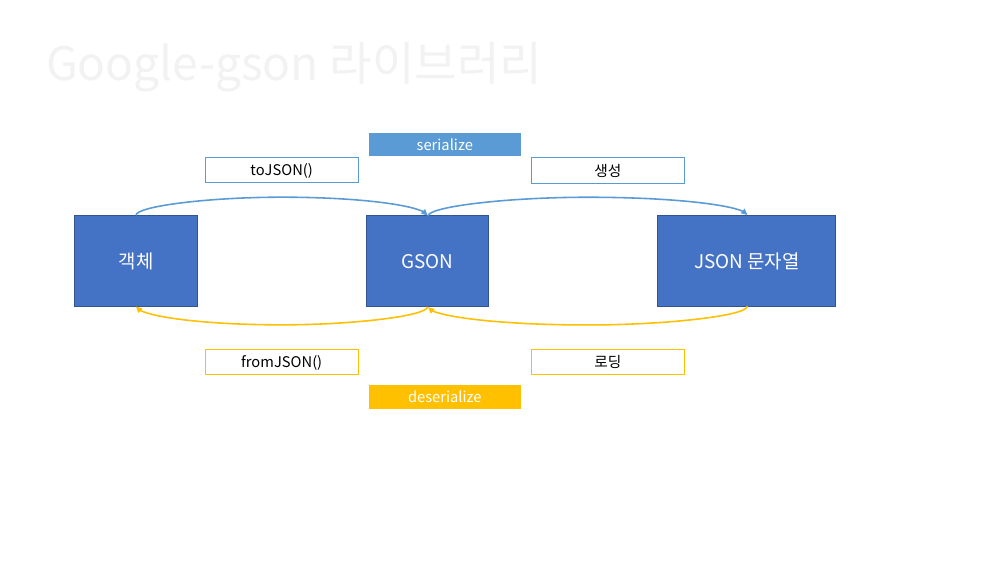
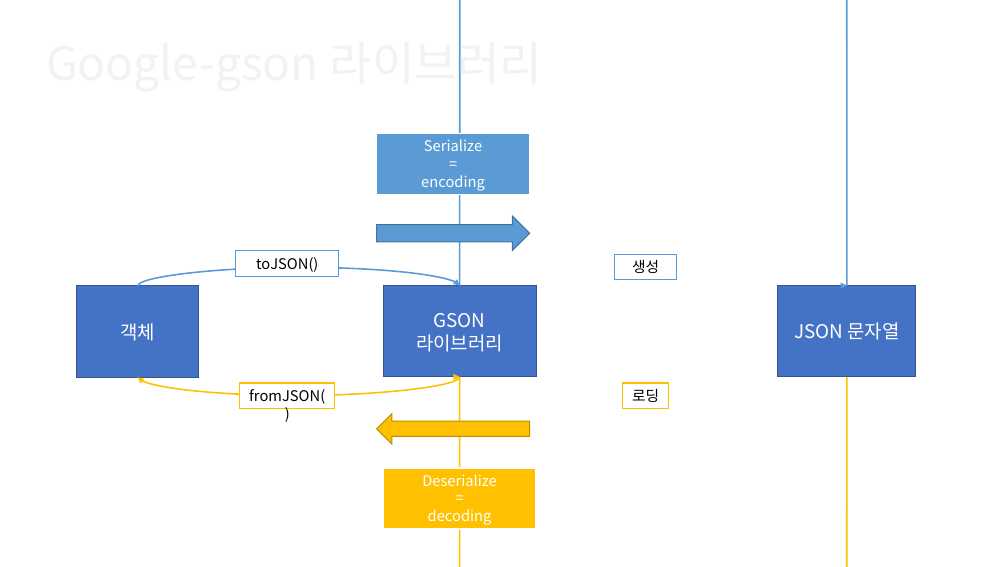
Before and after one commit to Dingadung/2022-study-workspace, a slide deck: slide 3 of study-note/자바/2022-08-11 내용정리.pptx (slide 9 before the commit). Drawn at 1008x567 pixels with LibreOffice and Linux fonts; fonts in the diff are those of the drawing. Boxes give left, top, right and bottom in pixels: in the first picture for what was removed or moved away, otherwise in the second. Text is boxed around its words. In the diff, an @@ line names an element or a change of style, - is before the commit and + after.

```diff
--- a/study-note/자바/2022-08-11 내용정리.pptx
+++ b/study-note/자바/2022-08-11 내용정리.pptx
@@ title added at (330,32,542,91), 44 pt, text #F2F2F2 @@
+Google-gson 라이브러리
@@ rectangle "Serialize": place and size @@
-rectangle "Serialize" at (368,132,521,157)
+rectangle "Serialize" at (377,133,529,194)
@@ text in rectangle at (421,139,485,191): text changed @@
-serialize
+Serialize
+=
+encoding
@@ right arrow added at (377,216,529,250), fill #5B9BD5, outline #43739E 1 pt @@
@@ curved arrow moved from (136, 216) - (428, 216) to (138, 286) - (460, 286) @@
@@ rectangle "toJSON()": place and size @@
-rectangle "toJSON()" at (206,157,358,183)
+rectangle "toJSON()" at (236,251,339,277)
@@ curved arrow moved from (428, 216) - (748, 215) to (460, 286) - (847, 286) @@
@@ rectangle "생성": place and size @@
-rectangle "생성" at (532,158,684,184)
+rectangle "생성" at (615,254,677,280)
@@ rectangle "객체": place and size @@
-rectangle "객체" at (75,216,197,307)
+rectangle "객체" at (76,286,199,377)
@@ rectangle "GSON": place and size @@
-rectangle "GSON" at (366,216,488,307)
+rectangle "GSON" at (383,286,536,377)
@@ rectangle "JSON 문자열": place and size @@
-rectangle "JSON 문자열" at (658,216,836,307)
+rectangle "JSON 문자열" at (778,286,917,377)
@@ text in rectangle at (416,334,503,352): paragraph added @@
+라이브러리
@@ curved arrow moved from (428, 307) - (136, 306) to (460, 377) - (138, 377) @@
@@ rectangle "fromJSON()": place and size @@
-rectangle "fromJSON()" at (206,349,358,375)
+rectangle "fromJSON()" at (240,383,335,409)
@@ curved arrow moved from (748, 306) - (428, 307) to (847, 377) - (460, 377) @@
@@ rectangle "로딩": place and size @@
-rectangle "로딩" at (532,349,684,375)
+rectangle "로딩" at (623,383,668,409)
@@ left arrow added at (377,414,529,444), fill #FFC000, outline #BD8E00 1 pt @@
@@ rectangle "Deserialize": place and size @@
-rectangle "Deserialize" at (368,384,521,410)
+rectangle "Deserialize" at (383,468,536,529)
@@ text in rectangle at (422,474,497,525): text changed @@
-deserialize
+Deserialize
+=
+decoding
```
Also in this commit, not shown: 1 other slide changed, 7 slides added, 6 slides removed, 3 other files.
